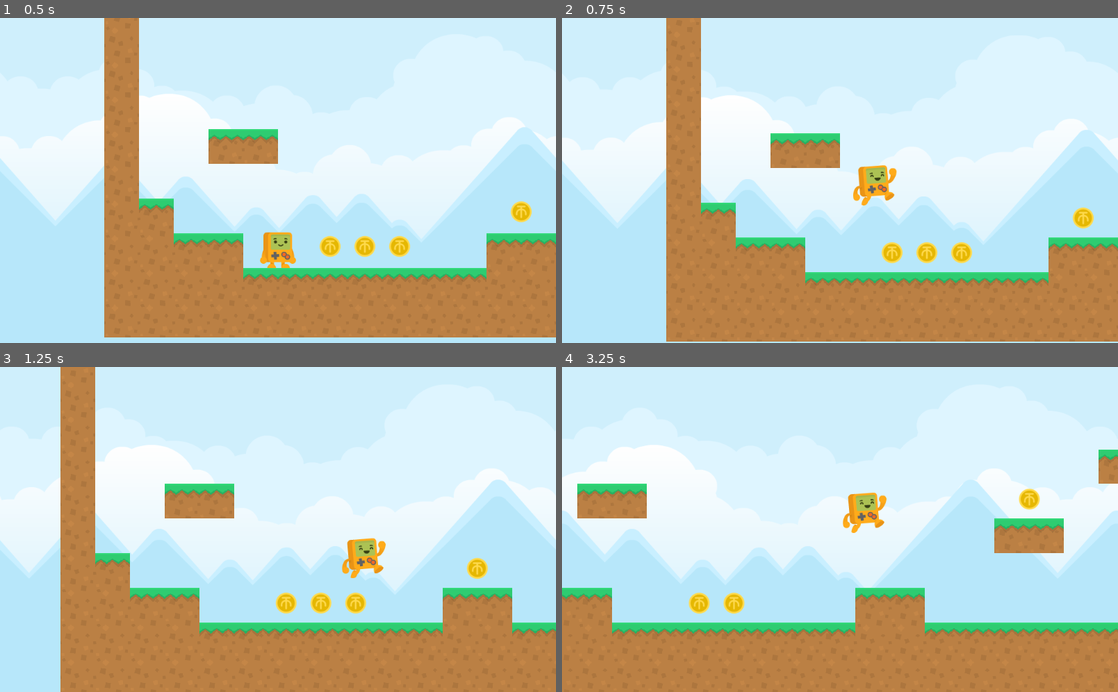
Above: before the commit, frames 1-4 (two rows, left to right).
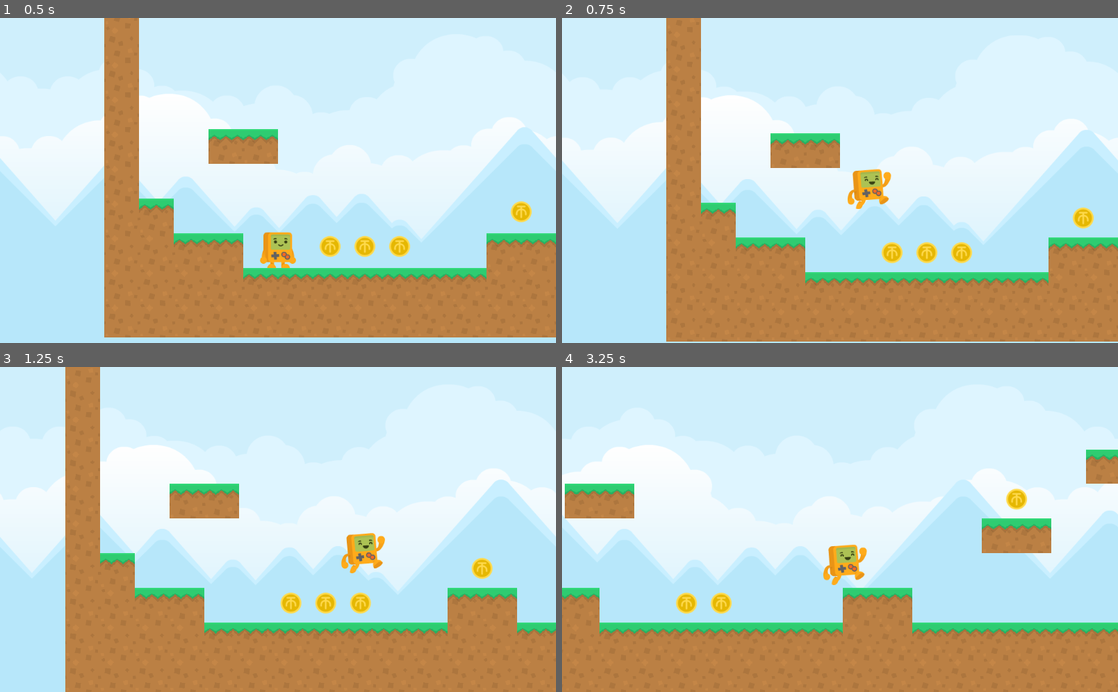
Above: after the commit, the same moments.

Repository: timothyqiu/godot-platformer-tutorial
Game: Godot game, scene res://World.tscn
Same seed, same stepped clock (60 frames per second), same inputs: the game is played once before the commit and once after it.
Inputs:
- Up to frame 1 (0.5 s): no input
- Up to frame 2 (0.75 s): hold D (move_right) from 0.53 s (still down); hold Space (jump) from 0.53 s (still down)
- Up to frame 3 (1.25 s): keep holding D (move_right); keep holding Space (jump)
- Up to frame 4 (3.25 s): release Space (jump) at 1.28 s; tap Space (jump) at 1.35, 1.52, 1.82, 2.85, 3.02 s; release D (move_right) at 2.03 s; hold A (move_left) 2.03-2.78 s; hold Space (jump) 2.03-2.78 s; hold D (move_right) from 2.78 s (still down)

Frame 1 is identical in both runs. In frame 2, 0.7% of the frame differs, in the area x 45-61%, y 38-59%; in frame 3, 4.9%; in frame 4, 6.8%, in the area x 0-100%, y 23-83%.

Commit message:
如何实现丝滑的角色控制

Diff:
--- a/Player.gd
+++ b/Player.gd
@@ -1,7 +1,9 @@
 extends KinematicBody2D
 
 const gravity = 2000
-const speed = 350
+const max_speed = 350
+const acceleration = max_speed / 0.2
+const air_acceleration = max_speed / 0.05
 const jump_force = 800
 
 var velocity = Vector2.ZERO
@@ -9,28 +11,43 @@
 
 onready var animation_player = $AnimationPlayer
 onready var sprite = $Sprite
+onready var coyote_timer = $CoyoteTimer
+onready var jump_request_timer = $JumpRequestTimer
 
 
 func _physics_process(delta):
+	var was_on_floor = is_on_floor()
 	velocity = move_and_slide(velocity, Vector2.UP)
 	if is_on_floor():
 		is_jumping = false
+	elif was_on_floor and not is_jumping:
+		coyote_timer.start()
 
 
 func _input(event):
-	if event.is_action_pressed("jump") and not is_jumping:
-		velocity.y = -jump_force
-		is_jumping = true
+	if event.is_action_pressed("jump"):
+		jump_request_timer.start()
+	if event.is_action_released("jump") and velocity.y < -jump_force / 2:
+		velocity.y = -jump_force / 2
 
 
 func _process(delta):
 	var direction = Input.get_action_strength("move_right") - Input.get_action_strength("move_left")
-	velocity.x = direction * speed
+
+	var acc = acceleration if is_on_floor() else air_acceleration
+	velocity.x = move_toward(velocity.x, direction * max_speed, acc * delta)
 	velocity.y += gravity * delta
+
+	var can_jump = is_on_floor() or coyote_timer.time_left > 0
+	if can_jump and jump_request_timer.time_left > 0:
+		velocity.y = -jump_force
+		is_jumping = true
+		jump_request_timer.stop()
+		coyote_timer.stop()
 
 	if is_jumping:
 		animation_player.play("jump")
-	elif direction == 0:
+	elif velocity.x == 0:
 		animation_player.play("idle")
 	else:
 		animation_player.play("walk")
--- a/Player.tscn
+++ b/Player.tscn
@@ -69,3 +69,11 @@
 anims/idle = SubResource( 2 )
 anims/jump = SubResource( 3 )
 anims/walk = SubResource( 4 )
+
+[node name="CoyoteTimer" type="Timer" parent="."]
+wait_time = 0.1
+one_shot = true
+
+[node name="JumpRequestTimer" type="Timer" parent="."]
+wait_time = 0.1
+one_shot = true
